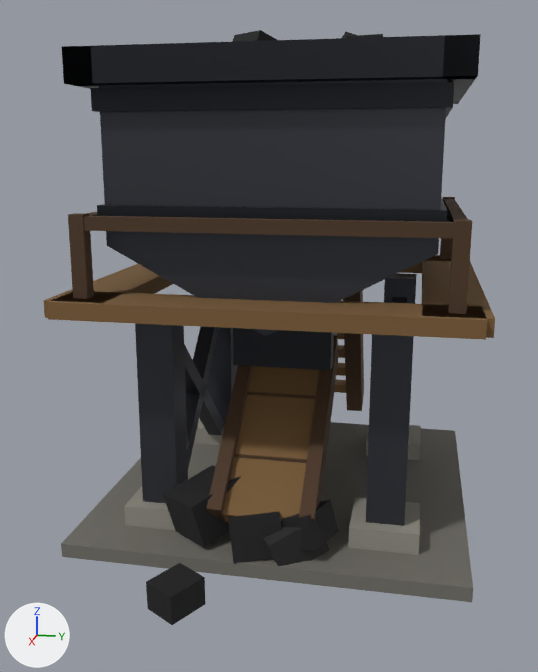
An edit to the glTF model assets/models/industrial/coal_hopper.glb, drawn before and after from the same camera.
Before and after are seen from a camera (50 mm lens) standing at (93.3, 15.1, 43.6) and looking at (3.8, -2.8, 21.2). Every picture has the same lights, and +X, +Y and +Z are marked at lower left. The first picture is the older version. Where no turn or scale is listed for an object, it has been applied to the vertices. Vertices at exactly the same position are counted once.
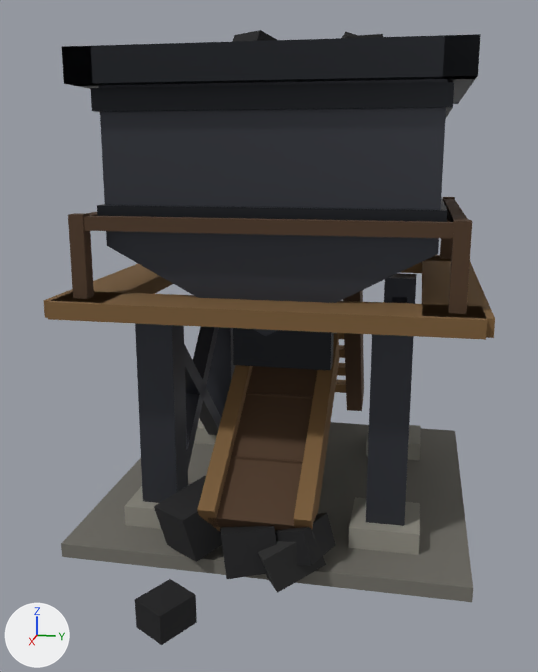
The newer file is also turned or shifted as a whole; pictures and numbers use the older file's frame.

Where the change shows, as pixel boxes (x1, y1, x2, y2) in the pictures (538 x 672 px):
'Cube.037', recoloured, reshaped (8% wider)
    before: (218, 366, 319, 522)
    after: (208, 366, 317, 531)
'Cube.064', moved
    before: (163, 465, 240, 547)
    after: (154, 476, 222, 562)
'Cube.063', moved
    before: (146, 563, 205, 625)
    after: (135, 579, 197, 645)
'Cube.039', recoloured, moved, turned, rescaled
    before: (299, 336, 339, 522)
    after: (293, 333, 340, 529)
'Cube.038', recoloured, moved, turned, rescaled
    before: (206, 365, 253, 523)
    after: (197, 365, 253, 531)
'Cube.067', moved
    before: (228, 512, 282, 564)
    after: (221, 526, 277, 579)
'Cube.065', moved
    before: (264, 518, 330, 566)
    after: (258, 532, 326, 593)
'Cube.066', moved
    before: (281, 500, 339, 551)
    after: (275, 513, 336, 566)
'Cube.041', moved
    before: (234, 454, 307, 463)
    after: (231, 455, 303, 464)

Edits to the bpy script that builds the scene:
```text
Change me_cube_037:
    remove me_cube_037.from_pydata(...)  # 8 vertices, 12 faces; spans x -10.1..10.1, y -5.0..5.0, z -8.2..8.2
    remove me_cube_037.materials.append(mat_timber_light)  # brown #7a5c36
    add me_cube_037.from_pydata(...)  # 8 vertices, 12 faces; spans x -10.0..13.0, y -5.0..5.0, z -7.3..8.3
    me_cube_037 part 1
    me_cube_037.vertices[0].co: (-10.1, -5.0, 6.8) -> (-10.0, -5.0, 6.7)
    me_cube_037.vertices[1].co: (8.9, -5.0, -8.2) -> (12.0, -5.0, -7.3)
    me_cube_037.vertices[2].co: (-8.9, -5.0, 8.2) -> (-9.0, -5.0, 8.3)
    me_cube_037.vertices[3].co: (10.1, -5.0, -6.8) -> (13.0, -5.0, -5.7)  # pixel (215, 513) -> pixel (207, 517)
    me_cube_037.vertices[4].co: (-10.1, 5.0, 6.8) -> (-10.0, 5.0, 6.7)
    me_cube_037.vertices[5].co: (8.9, 5.0, -8.2) -> (12.0, 5.0, -7.3)
    me_cube_037.vertices[6].co: (-8.9, 5.0, 8.2) -> (-9.0, 5.0, 8.3)
    me_cube_037.vertices[7].co: (10.1, 5.0, -6.8) -> (13.0, 5.0, -5.7)  # not seen -> pixel (303, 526)
    add me_cube_037.materials.append(mat_timber)  # brown #4c3621
Change me_cube_038:
    remove me_cube_038.from_pydata(...)  # 8 vertices, 12 faces; spans x -10.7..10.7, y -0.8..0.8, z -9.1..9.1
    remove me_cube_038.materials.append(mat_timber)  # brown #4c3621
    add me_cube_038.from_pydata(...)  # 8 vertices, 12 faces; spans x -10.7..13.7, y -0.9..0.9, z -8.4..9.4
    me_cube_038 part 2: the whole mesh is turned -5.8 degrees about the y axis through its middle and scaled by 1.08, then moved by (1.5, 0.0, 0.5)
    add me_cube_038.materials.append(mat_timber_light)  # brown #7a5c36
Change me_cube_039:
    remove me_cube_039.from_pydata(...)  # 8 vertices, 12 faces; spans x -10.7..10.7, y -0.8..0.8, z -9.1..9.1
    remove me_cube_039.materials.append(mat_timber)  # brown #4c3621
    add me_cube_039.from_pydata(...)  # 8 vertices, 12 faces; spans x -10.7..13.7, y -0.9..0.9, z -8.4..9.4
    me_cube_039 part 3: the whole mesh is turned -5.8 degrees about the y axis through its middle and scaled by 1.08, then moved by (1.5, 0.0, 0.5)
    add me_cube_039.materials.append(mat_timber_light)  # brown #7a5c36
Change me_cube_041:
    remove me_cube_041.from_pydata(...)  # 8 vertices, 12 faces; spans x -0.8..0.8, y -5.0..5.0, z -0.8..0.8
    add me_cube_041.from_pydata(...)  # 8 vertices, 12 faces; spans x 1.3..2.9, y -5.0..5.0, z -0.1..1.5
    me_cube_041 part 4: the whole mesh is moved by (2.1, 0.0, 0.7)
Change me_cube_063:
    remove me_cube_063.from_pydata(...)  # 8 vertices, 12 faces; spans x -2.86..2.86, y -2.69..2.69, z -1.67..1.67
    add me_cube_063.from_pydata(...)  # 8 vertices, 12 faces; spans x 0.14..5.86, y -2.69..2.69, z -1.67..1.67
    me_cube_063 part 5: the whole mesh is moved by (3.0, 0.0, 0.0)
Change me_cube_064:
    remove me_cube_064.from_pydata(...)  # 8 vertices, 12 faces; spans x -4.83..4.83, y -5.0..5.0, z -3.59..3.59
    add me_cube_064.from_pydata(...)  # 8 vertices, 12 faces; spans x -1.83..7.83, y -5.0..5.0, z -3.59..3.59
    me_cube_064 part 6: the whole mesh is moved by (3.0, 0.0, 0.0)
Change me_cube_065:
    remove me_cube_065.from_pydata(...)  # 8 vertices, 12 faces; spans x -3.83..3.83, y -4.2..4.2, z -3.02..3.02
    add me_cube_065.from_pydata(...)  # 8 vertices, 12 faces; spans x -0.83..6.83, y -4.2..4.2, z -3.02..3.02
    me_cube_065 part 7: the whole mesh is moved by (3.0, 0.0, 0.0)
Change me_cube_066:
    remove me_cube_066.from_pydata(...)  # 8 vertices, 12 faces; spans x -3.3..3.3, y -3.33..3.33, z -2.43..2.43
    add me_cube_066.from_pydata(...)  # 8 vertices, 12 faces; spans x -0.3..6.3, y -3.33..3.33, z -2.43..2.43
    me_cube_066 part 8: the whole mesh is moved by (3.0, 0.0, 0.0)
Change me_cube_067:
    remove me_cube_067.from_pydata(...)  # 8 vertices, 12 faces; spans x -4.2..4.2, y -3.8..3.8, z -3.23..3.23
    add me_cube_067.from_pydata(...)  # 8 vertices, 12 faces; spans x -1.2..7.2, y -3.8..3.8, z -3.23..3.23
    me_cube_067 part 9: the whole mesh is moved by (3.0, 0.0, 0.0)
```
